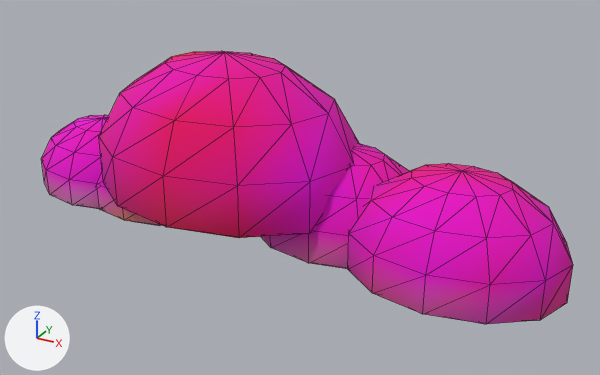
The glTF model ArtSource/Exports/Environment/Cloud_01.glb as it was, and as the next commit left it.
Rendered twice from a 50 mm lens placed at (4.75, -7.51, 4.38), pointed at (0.63, -0.03, 0.64). Every picture has the same lights, and +X, +Y and +Z are marked at lower left. The older version comes first. Mesh edges are drawn as thin lines.

Names of what the first picture shows: 'Cloud_01'.
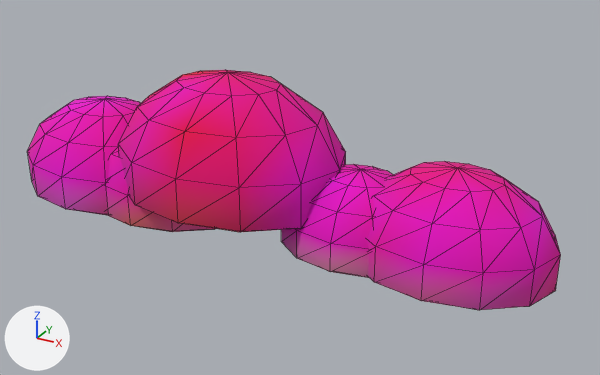
Where the change shows, as pixel boxes [x1, y1, x2, y2] in the pictures (600 x 375 px; the box of a moved part takes in the faces that stretch with it):
'Cloud_01', reshaped, recoloured (12% shorter)
    before: [41, 51, 573, 324]
    after: [27, 70, 561, 310]
part 1 of me_cloud_01, moved or reshaped
    before: [41, 115, 109, 209]
    after: [27, 96, 141, 215]
part 2 of me_cloud_01, moved or reshaped
    before: [97, 170, 163, 226]
    after: [106, 147, 215, 232]
part 3 of me_cloud_01, moved or reshaped
    before: [99, 51, 360, 238]
    after: [118, 70, 346, 232]
part 4 of me_cloud_01, moved or reshaped
    before: [261, 144, 409, 269]
    after: [281, 164, 393, 278]
part 5 of me_cloud_01, moved or reshaped
    before: [348, 163, 573, 324]
    after: [367, 161, 561, 310]
part 6 of me_cloud_01, recoloured
    before: [41, 51, 573, 324]
    after: [27, 70, 561, 310]

Diff of the bpy script that builds the scene:
```diff
--- a/ArtSource/Exports/Environment/Cloud_01.glb.py
+++ b/ArtSource/Exports/Environment/Cloud_01.glb.py
@@ me_cloud_01 @@
 # used by ob_cloud_01; location = (0.0, 0.0, 0.0)
-me_cloud_01.from_pydata(...)  # 370 vertices, 720 faces; spans x -3.12..3.66, y -1.28..1.12, z 0.0..2.08
+me_cloud_01.from_pydata(...)  # 370 vertices, 720 faces; spans x -3.3..3.5, y -1.12..0.98, z 0.0..1.86
+# me_cloud_01 part 1: the loose piece of 74 vertices spanning x -3.12..-1.27, y -0.71..0.67, z 0.0..0.99 is scaled about its middle by 1.25, then moved by (0.04, 0.02, 0.12)
+# me_cloud_01 part 2: the loose piece of 74 vertices spanning x -2.27..-0.44, y -0.74..0.63, z 0.0..0.98 is scaled about its middle by 1.15, then moved by (0.17, 0.01, 0.07)
+# me_cloud_01 part 3: the loose piece of 74 vertices spanning x -1.89..1.32, y -1.28..1.12, z 0.35..2.08 is scaled about its middle by 0.872, then moved by (0.03, 0.01, -0.11)
+# me_cloud_01 part 4: the loose piece of 74 vertices spanning x -0.01..2.13, y -0.62..0.98, z 0.0..1.15 is scaled about its middle by 0.853, then moved by (0.28, -0.16, -0.08)
+# me_cloud_01 part 5: the loose piece of 74 vertices spanning x 1.34..3.66, y -0.99..0.75, z 0.0..1.25 is scaled about its middle by 0.955, then moved by (-0.1, 0.18, -0.03)
+# me_cloud_01 part 6: 720 faces centred in x -3.08..3.61, y -1.23..1.07, z 0.0..1.99 are repainted in the vertex colours; the middle colour goes from pink #ff00c2 to pink #ff00c0
 me_cloud_01.materials.append(mat_m_env_cloud)
```
